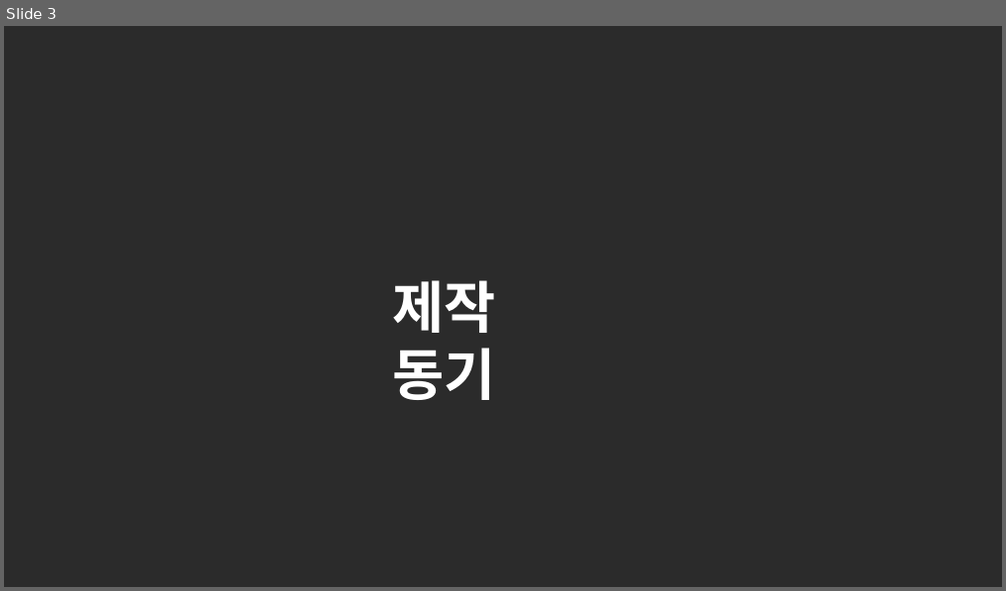
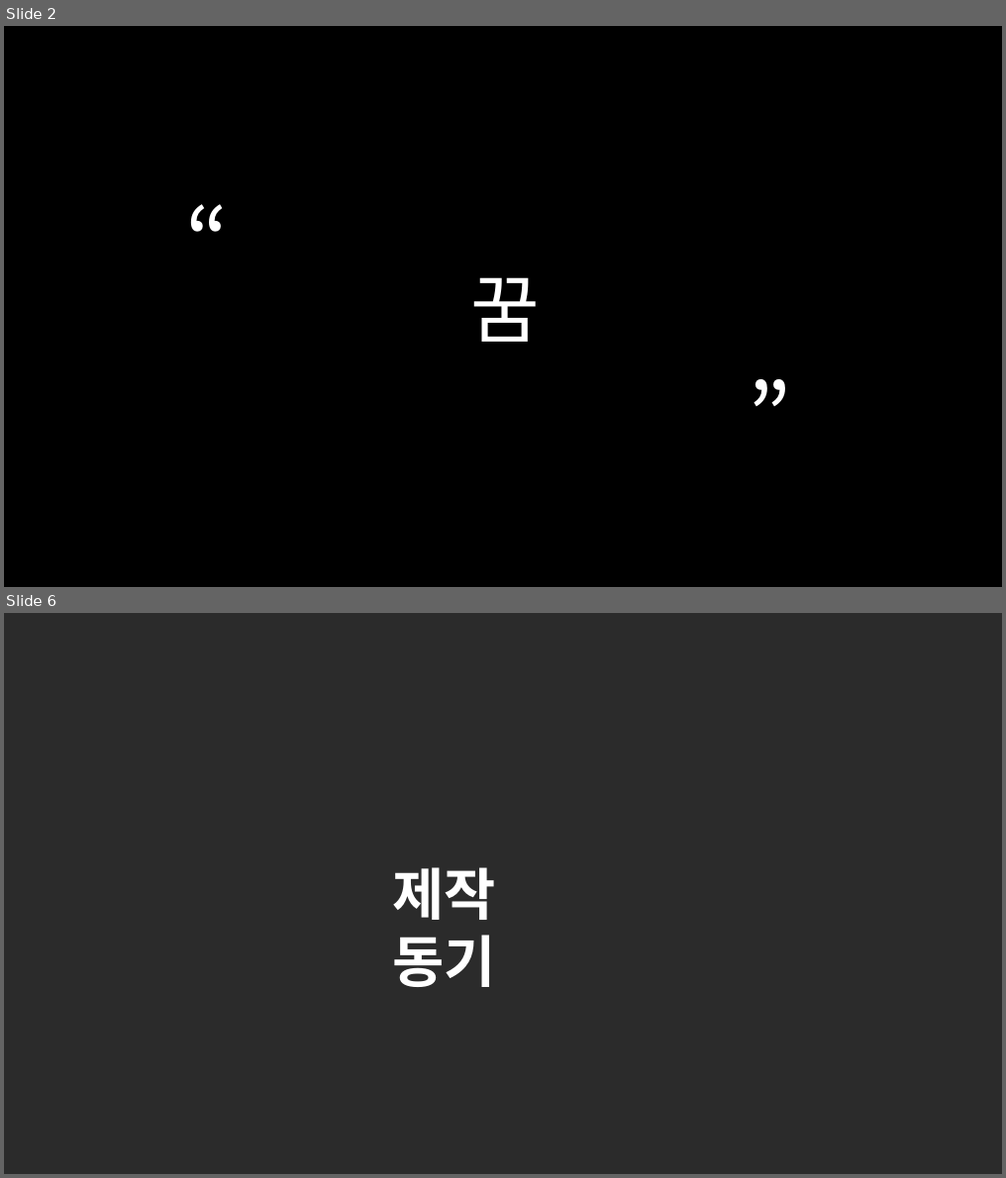
Before and after one commit to SunrinParty2018/Document, a slide deck: 3학년1반3조ppt.pptx. Shown one above the other, each under a label of ours: slide 3 before the commit, slides 2 and 6 after it; the slides between them are not shown. The pictures are 1006x591 and 1006x1178 pixels, drawn with LibreOffice and Linux fonts; fonts in the diff are those of the drawing; background and template pictures are left out; a plain dark background stands for a picture behind light text. Boxes give left, top, right and bottom in pixels: in the first picture for what was removed or moved away, otherwise in the second. Text is boxed around its words. In the diff, an @@ line names an element or a change of style, - is before the commit and + after.

```diff
--- a/3학년1반3조ppt.pptx
+++ b/3학년1반3조ppt.pptx
@@ slide 2 added at bbox=[4, 26, 1002, 587], background #000000 @@
@@ text added at bbox=[178, 181, 300, 282], 88 pt, text #FFFFFF @@
+“
@@ text added at bbox=[471, 277, 541, 342], 72 pt, text #FFFFFF @@
+꿈
@@ text added at bbox=[742, 356, 849, 474], 88 pt, text #FFFFFF @@
+”
@@ what was slide 3 is now slide 6 @@
```
Also in this commit, not shown: 5 slides changed, 2 other slides added.
